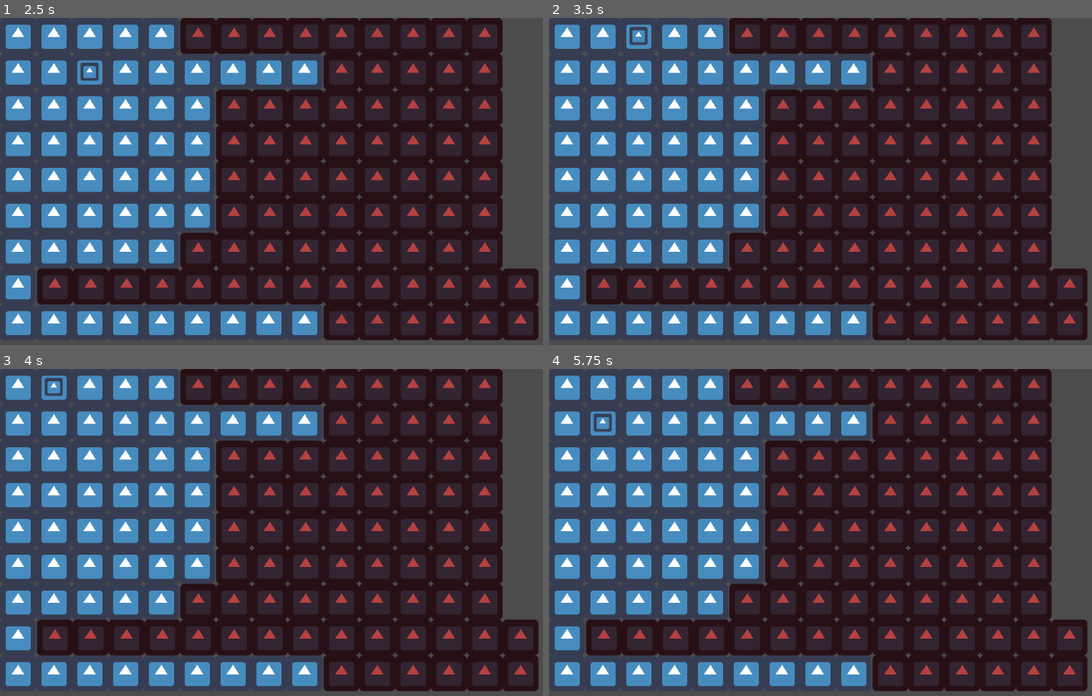
Above: before the commit, frames 1-4 (two rows, left to right).
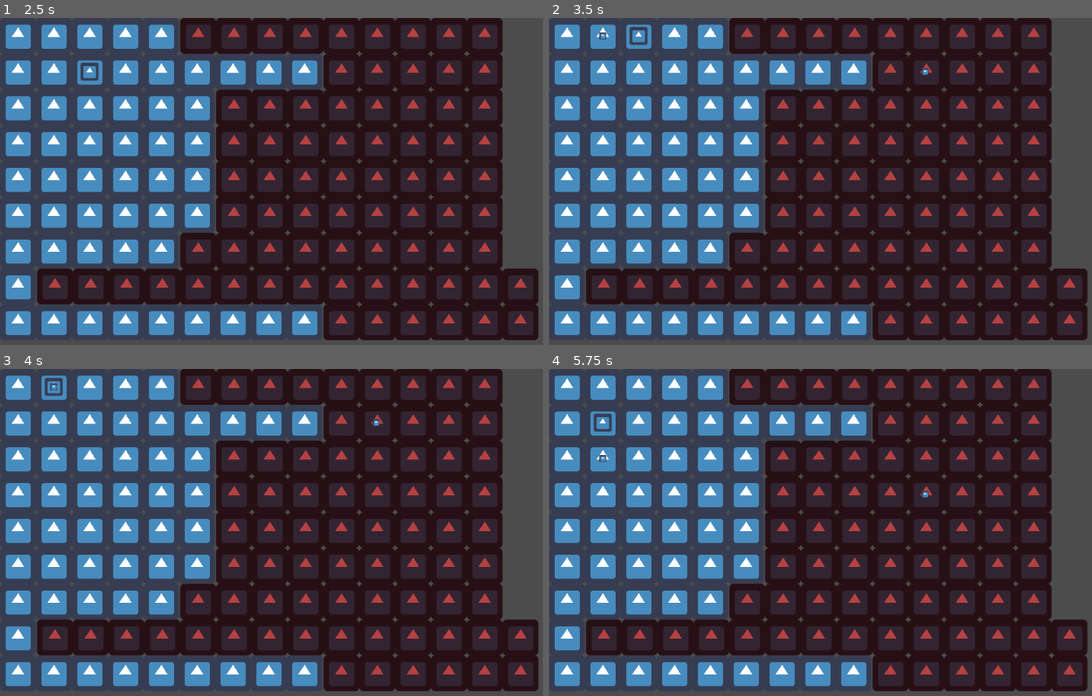
Above: after the commit, the same moments.

Repository: Madhavaprasath/Minijam
Game: Godot game, scene res://Grid/Grid_level.tscn
Same seed, same stepped clock (60 frames per second), same inputs: the game is played once before the commit and once after it. The project has no main scene, so this scene is started directly. The engine's default icon, where the game draws it, is replaced by a stand-in: a white triangle on a blue panel in a dark square.
Inputs:
- Up to frame 1 (2.5 s): tap Enter at 0.5, 2 s; hold Right (ui_right) 0.53-1.28 s; tap Space at 1.25 s; hold Down (ui_down) 1.28-2.03 s; hold Right (ui_right) from 2.03 s (still down)
- Up to frame 2 (3.5 s): release Right (ui_right) at 2.78 s; hold Up (ui_up) from 2.78 s (still down)
- Up to frame 3 (4 s): release Up (ui_up) at 3.53 s; hold Left (ui_left) from 3.53 s (still down)
- Up to frame 4 (5.75 s): tap Space at 5 s; release Left (ui_left) at 5.03 s; hold Down (ui_down) from 5.03 s (still down)

Frame 1 is identical in both runs. In frame 2, less than 0.1% of the frame differs, in the area x 9-70%, y 4-18%; in frame 3, less than 0.1%; in frame 4, less than 0.1%, in the area x 9-70%, y 26-40%.

Commit message:
Object spwaning

Diff:
--- a/MinijamBird/Grid/Enemies.gd
+++ b/MinijamBird/Grid/Enemies.gd
@@ -1,8 +1,11 @@
 extends Node2D
+
+signal enemey_turn_finished()
 
 var enemies=[]
 var row_vector=[]
 var colum_vector=[]
+
 
 """ I need to spwan the items if the array is empty and do no movement and check for
 The object overlapping while spwaning and then Move the sprites"""
@@ -10,19 +13,17 @@
 var movable_dict={
 	0:preload("res://Moving_items/Moving_items.tscn")
 }
+onready var level=get_parent()
 
 func _ready():
 	var i=32
 	while(i<=(1024-32)):
 		row_vector.append(i)
 		i+=64
-	print(row_vector)
 	i=32
 	while(i<=(600-32)):
 		colum_vector.append(i)
 		i+=64
-	print(colum_vector)
-	start_enemey_move()
 
 
 func start_enemey_move():
@@ -30,33 +31,41 @@
 	if(enemies!=[]):
 		for i in enemies:
 			i.do_movement()
-		var random=randi()%1
-		print(random)
-		if(random==1):
-			var rand=randi()%3
-			var i=0
-			while(i<rand):
-				#match groups
-				i+=1
+		var rand=choose([0,1])
+		if(rand==1):
+			spwan_snow_balls()
+		emit_signal("enemey_turn_finished")
 	else:
-		var temp_array_positions=[]
-		var rand=choose([1,2,3,4])
-		var i=0
-		while(i<rand):
-			#var child_scene=movable_dict[0].instance()
-			#child_scene.current=choose([0,1])
-			var c=0
-			if(c==0):
-				var a=choose(row_vector.duplicate(false))
-				if(a in temp_array_positions):
-					a+=a
-				var factor=choose([-1,1])
-				var pos=Vector2(a,-32) if factor==1 else Vector2(a,(600+32))
-				print(pos)
-			i+=1
-
+		spwan_snow_balls()
 
 func choose(arr):
 	randomize()
 	arr.shuffle()
 	return arr.pop_front()
+
+func spwan_snow_balls():
+	var temp_array_positions=[]
+	var rand=choose([0,1])
+	var i=0
+	while(i<rand):
+		var child_scene=movable_dict[0].instance()
+		var pos=Vector2()
+		var factor
+		child_scene.current=choose([0,1])
+		if(child_scene.current==0):
+			var a=choose(row_vector.duplicate(false))
+			if(a in temp_array_positions):
+				a+=a
+			factor=choose([-1,1])
+			pos=Vector2(a,-32) if factor==1 else Vector2(a,(600+32))
+		if(child_scene.current==1):
+			var a=choose(colum_vector.duplicate(false))
+			if(a in temp_array_positions):
+				a+=a
+			factor=choose([-1,1])
+			pos=Vector2(-32,a) if factor==1 else Vector2((1024+32),a)
+		child_scene.global_position=pos
+		add_child(child_scene)
+		enemies.append(child_scene)
+		i+=1
+	emit_signal("enemey_turn_finished")
--- a/MinijamBird/Grid/Grid_level.gd
+++ b/MinijamBird/Grid/Grid_level.gd
@@ -20,7 +20,6 @@
 
 func _ready():
 	put_scene_into_tile()
-	make_circles(4)
 func put_scene_into_tile():
 
 	for tile_position in tilemap.get_used_cells():
@@ -46,13 +45,18 @@
 	if(radius>3):
 		var i=2
 		while(i<=radius):
-			print(i)
 			i+=1
 		while(i>=2):
-			print(i)
 			i-=1
 
 
-func _on_Player_player_turn_finished():
+
+func _on_Player_Player_turn_finished():
 	player_turn=false
+	yield(get_tree().create_timer(0.5),"timeout")
 	enemies.start_enemey_move()
+
+
+
+func _on_Enemies_enemey_turn_finished():
+	player_turn=true
--- a/MinijamBird/Grid/Grid_level.tscn
+++ b/MinijamBird/Grid/Grid_level.tscn
@@ -50,3 +50,6 @@
 
 [node name="Enemies" type="Node2D" parent="."]
 script = ExtResource( 4 )
+
+[connection signal="Player_turn_finished" from="Player" to="." method="_on_Player_Player_turn_finished"]
+[connection signal="enemey_turn_finished" from="Enemies" to="." method="_on_Enemies_enemey_turn_finished"]
--- a/MinijamBird/Moving_items/Moving_items.gd
+++ b/MinijamBird/Moving_items/Moving_items.gd
@@ -5,18 +5,20 @@
 
 func _ready():
 	if(current==0):
+		if(position.y<0):
+			factor=Vector2(0,1)
+		else:
+			factor=Vector2(0,-1)
+	elif(current==1):
+		print(position)
 		if(position.x>0):
+			factor=Vector2(-1,0)
+		else:
 			factor=Vector2(1,0)
-		else:
-			factor=Vector2(-1,0)
-	elif(current==1):
-		if(position.y>0):
-			factor=Vector2(0,-1)
-		else:
-			factor=Vector2(0,1)
 
 
 func do_movement():
-	var target=global_position+factor*Vector2(64,64)
-	$Tween.interpolate_property(self,global_position,target,1.0/10.0,Tween.TRANS_SINE,Tween.EASE_IN_OUT)
-	$Tween.start()
+	var target=factor*Vector2(64,64)
+	#$Tween.interpolate_property(self,global_position,target,1.0/10.0,Tween.TRANS_SINE,Tween.EASE_IN_OUT)
+	#$Tween.start()
+	position+=target
